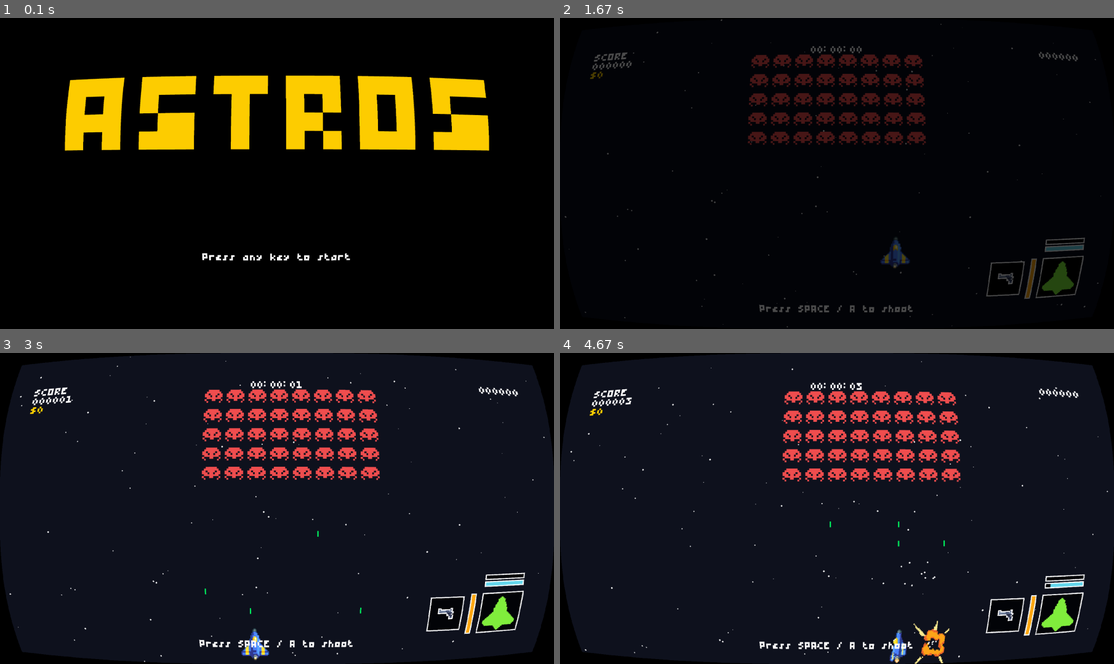
Above: before the commit, frames 1-4 (two rows, left to right).
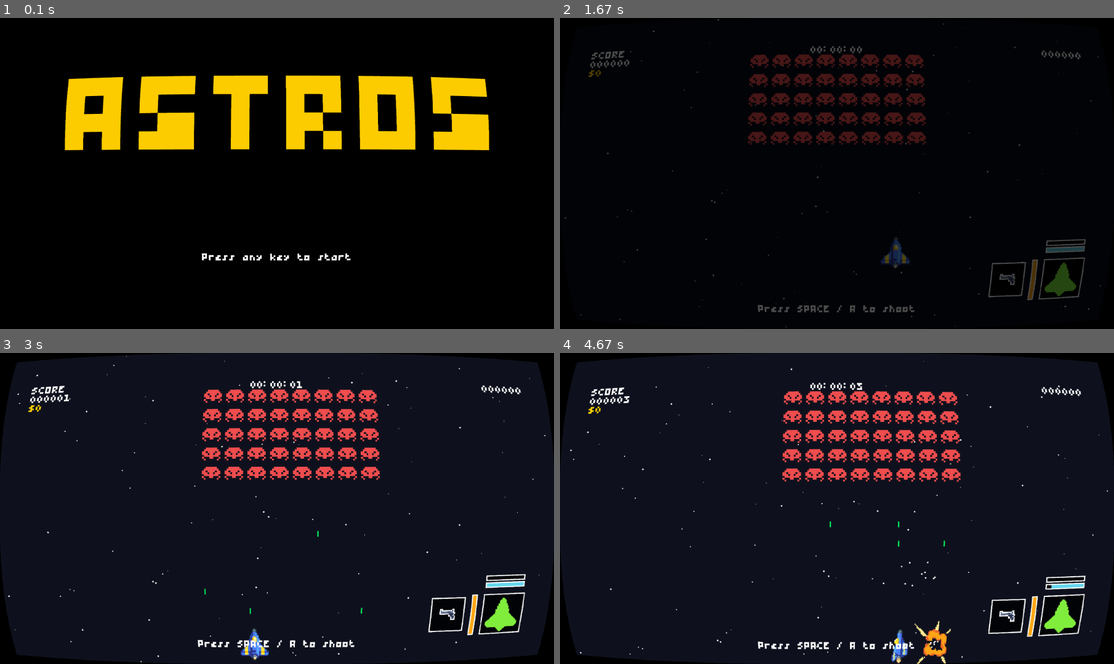
Above: after the commit, the same moments.

Repository: isGoodSoup/astros
Game: pygame game, started from main.py
Two runs of this game, one before a commit and one after it. Both use one fixed random seed, a clock stepped at 60 frames per second and the inputs below.
Inputs (mouse positions are in pixels of both pictures, inside the frame that each line leads up to):
- Up to frame 1 (0.1 s): no input
- Up to frame 2 (1.67 s): hold Right 0.33-0.8 s; move the mouse to (814, 189) at 0.37 s; hold Up 0.83-1.13 s; hold Right 1.17-1.63 s
- Up to frame 3 (3 s): hold Down 2.23-2.53 s; hold Left 2.57-2.97 s
- Up to frame 4 (4.67 s): hold Up 3-3.37 s; hold Right 3.4-4.03 s; hold Down 4.07-4.43 s; hold Left from 4.47 s (still down)

The runs differ from the first frame. In frame 1, 0.9% of the frame differs, in the area x 11-89%, y 18-79%; in frame 2, 1.8%; in frame 3, 3.9%; in frame 4, 4.3%, in the area x 0-100%, y 0-100%.

Commit message:
update: lower curvature of filter

Diff:
--- a/main.py
+++ b/main.py
@@ -22,7 +22,7 @@
         self.render_surface = pygame.Surface((1920, 1080))
         self.screen = pygame.display.set_mode(self.screen_size, DOUBLEBUF|OPENGL, vsync=1)
         self.crt = CRT(self.screen, style=1, virtual_resolution=(1920, 1080),cpu_only=False)
-        self.crt.prog['curvature'].value = 0.7
+        self.crt.prog['curvature'].value = 0.5
         self.font = FontManager(None, 24)
         self.logo_img = pygame.image.load("assets/ui/logo.png")
         self.logo_img = pygame.transform.scale(self.logo_img,
